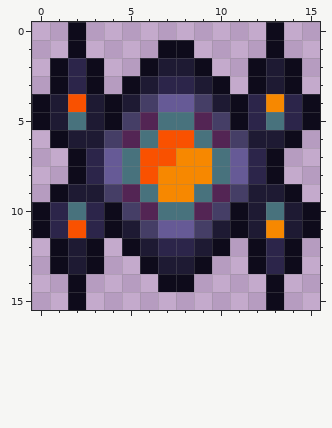
Pixel-art sprite: Content/Items/Accessories/SpookyEmblem.png. Above: the version before the commit.
The file is 32x32 pixels, drawn in blocks of 2x2; one block is one cell here.
After:
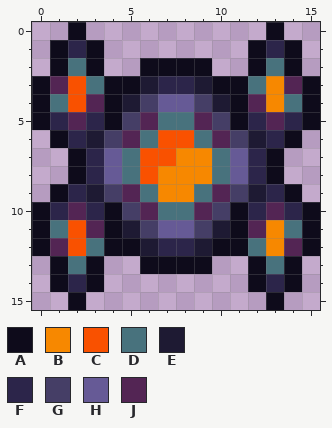
Palette (. is transparent): A #0e0b1b  B #f78800  C #f95100  D #48727d  E #1e1a33  F #2c254a  G #453e66  H #665a96  J #532554
Commit message: Spooky Accessory Rework...
The edit:
Changed rows in their new state; - is an unchanged pixel.
first column x 0:
 1 -AFA---..---AFA-
 2 --D----AA----D--
 3 AJCDA------ADBJA
 4 -D-J--------J-D-
 5 -FJF---------J--
 6 --F----------F--
 9 --F----------F--
10 --J---------FJF-
11 -D-J--------J-D-
12 AJCDA------ADBJA
13 --D----AA----D--
14 -AFA---..---AFA-
